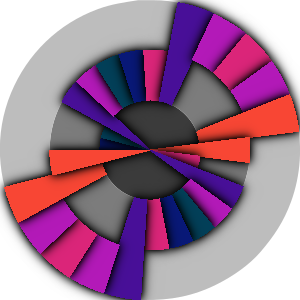
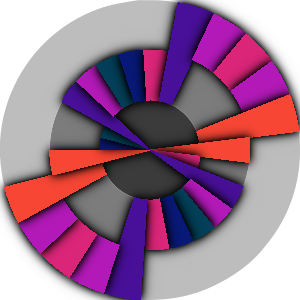
Two versions of the same layered image (300 × 300). Layer-by-layer changes:
painted on "elem-25" over (89, 138, 150, 162)
painted on "elem-1" over (89, 150, 150, 162)
